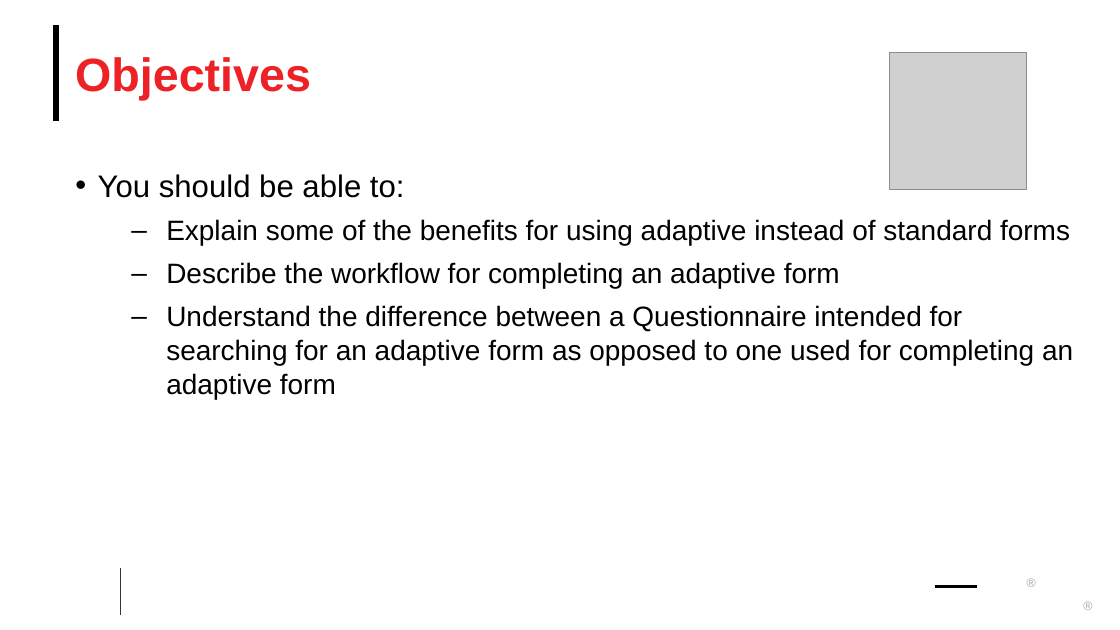
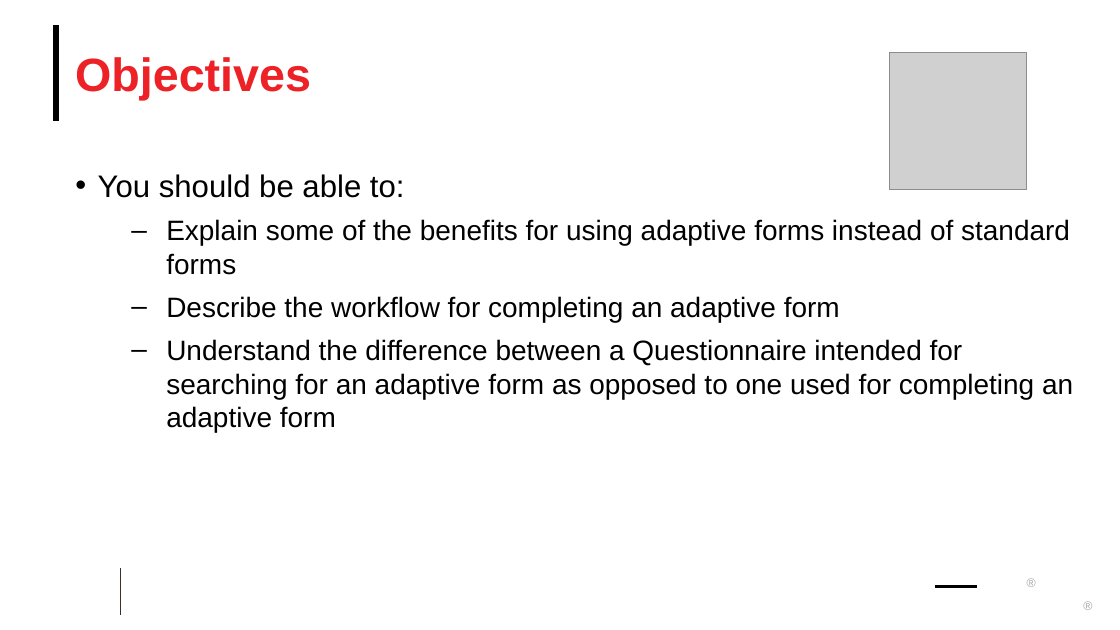
Before and after one commit to FHIR/documents, a slide deck: slide 6 of presentations/sdc/7-SDC-Adaptive-Forms.pptx. Drawn at 1120x630 pixels with LibreOffice and Linux fonts; fonts in the diff are those of the drawing; grey boxes stand for pictures; background and template pictures are left out. Boxes give left, top, right and bottom in pixels: in the first picture for what was removed or moved away, otherwise in the second. Text is boxed around its words. In the diff, an @@ line names an element or a change of style, - is before the commit and + after.

```diff
--- a/presentations/sdc/7-SDC-Adaptive-Forms.pptx
+++ b/presentations/sdc/7-SDC-Adaptive-Forms.pptx
@@ text at box(166, 219, 1070, 275): text changed @@
-  – Explain some of the benefits for using adaptive instead of standard forms
+  – Explain some of the benefits for using adaptive forms instead of standard forms
```
Also in this commit, not shown: 15 other slides changed, 1 slide added, 1 slide removed, 7 other files.
